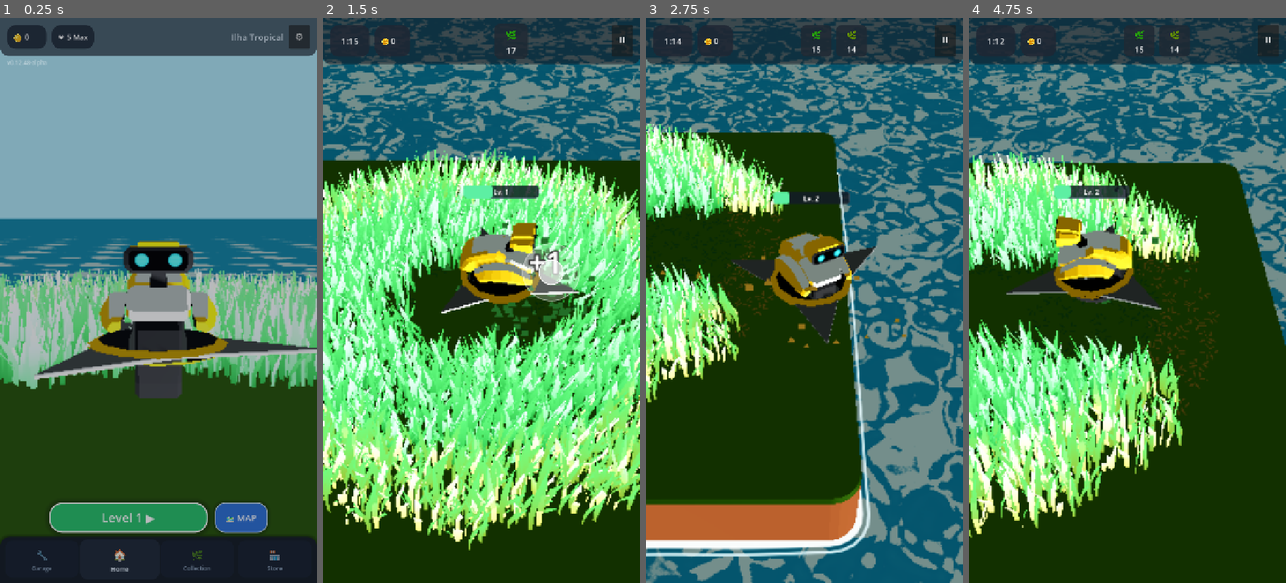
Above: before the commit, frames 1-4 (left to right).
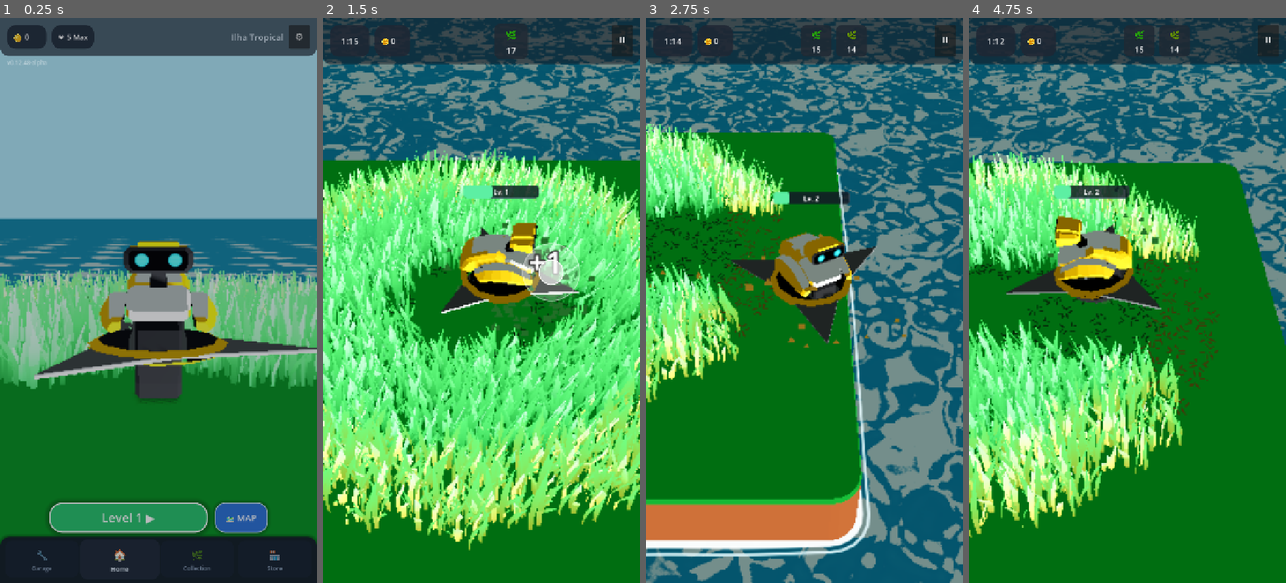
Above: after the commit, the same moments.

Repository: rogerbif/grass-cut-bot
Game: Godot game, scene res://scenes/menu/main_menu.tscn
The game is run twice, just before and just after one commit, with the same random seed, the same clock (stepped at 60 frames per second) and the same inputs.
Inputs (mouse positions are in pixels of both pictures, inside the frame that each line leads up to):
- Up to frame 1 (0.25 s): no input
- Up to frame 2 (1.5 s): click "Level 1 ▶" at 0.5 s; tap Enter at 1.25 s; move the mouse to (551, 272) at 1.27 s; hold Right (ui_right) from 1.28 s (still down); hold Alt from 1.28 s (still down); click (551, 272) at 1.42 s
- Up to frame 3 (2.75 s): release Right (ui_right) at 2 s; release Alt at 2 s; drag from (741, 328) to (788, 413) at 2.02 s
- Up to frame 4 (4.75 s): move the mouse to (1159, 176) at 2.77 s; hold Right (ui_right) 2.78-3.5 s; tap Z at 2.85 s; drag from (1111, 413) to (1032, 215) at 3.52 s; move the mouse to (1222, 385) at 4.27 s; hold Left (ui_left) from 4.28 s (still down); tap 1 at 4.35 s

The runs differ from the first frame. In frame 1, 29% of the frame differs, in the area x 0-100%, y 44-93%; in frame 2, 40%; in frame 3, 34%; in frame 4, 55%, in the area x 0-100%, y 24-100%.

Commit message:
feat(graphics): aplica parâmetros calibrados do toon shader na grama e solo da ilha [v0.12.49-alpha]

Diff:
--- a/project.godot
+++ b/project.godot
@@ -11,7 +11,7 @@
 [application]
 
 config/name="Grass Cut Bot"
-config/version="0.12.48-alpha"
+config/version="0.12.49-alpha"
 run/main_scene="res://scenes/menu/main_menu.tscn"
 config/features=PackedStringArray("4.7", "Mobile")
 boot_splash/image="uid://3pegaomvcdut"
--- a/scenes/level/terrain.tscn
+++ b/scenes/level/terrain.tscn
@@ -9,8 +9,9 @@
 size = Vector2(120, 120)
 
 [sub_resource type="StandardMaterial3D" id="StandardMaterial3D_ground"]
-roughness = 0.92
-albedo_color = Color(0.32, 0.64, 0.24, 1)
+diffuse_mode = 3
+roughness = 0.9
+albedo_color = Color(0.112, 0.472, 0.176, 1)
 
 [sub_resource type="BoxMesh" id="BoxMesh_ground"]
 material = SubResource("StandardMaterial3D_ground")
--- a/scripts/level/island_mesh_builder.gd
+++ b/scripts/level/island_mesh_builder.gd
@@ -24,8 +24,32 @@
 const PALETTE_TEXTURE_PATH: String = "res://assets/models/tiles/tile_island_center_Image_0.png"
 const FOAM_SHADER_PATH: String = "res://shaders/coastal_foam.gdshader"
 
+# Parâmetros Canônicos do Solo da Ilha e Falésias (Calibrados)
+static var ground_base_color: Color = Color(0.14, 0.59, 0.22, 1.0)
+static var ground_brightness: float = 0.80
+static var ground_diffuse_toon: bool = true
+const CLIFF_COLOR: Color = Color(0.4667, 0.2431, 0.1451, 1.0)
+const DIRT_COLOR: Color = Color(0.38, 0.25, 0.15, 1.0)
+
 static var _island_material: StandardMaterial3D = null
 static var _foam_material: ShaderMaterial = null
+
+
+static func get_final_ground_color() -> Color:
+	return Color(
+		ground_base_color.r * ground_brightness,
+		ground_base_color.g * ground_brightness,
+		ground_base_color.b * ground_brightness,
+		1.0
+	)
+
+
+static func set_ground_parameters(base_color: Color, brightness: float = 0.80, use_toon: bool = true) -> void:
+	ground_base_color = base_color
+	ground_brightness = brightness
+	ground_diffuse_toon = use_toon
+	if _island_material != null:
+		_island_material.diffuse_mode = BaseMaterial3D.DIFFUSE_TOON if ground_diffuse_toon else BaseMaterial3D.DIFFUSE_BURLEY
 
 
 static func get_island_material() -> StandardMaterial3D:
@@ -34,17 +58,13 @@
 
 	_island_material = StandardMaterial3D.new()
 	_island_material.resource_name = "Mat_ProceduralIsland"
-	_island_material.roughness = 0.92
+	_island_material.roughness = 0.90
 	_island_material.specular_mode = BaseMaterial3D.SPECULAR_DISABLED
 	_island_material.cull_mode = BaseMaterial3D.CULL_BACK
 	_island_material.shading_mode = BaseMaterial3D.SHADING_MODE_PER_PIXEL
-	_island_material.texture_filter = BaseMaterial3D.TEXTURE_FILTER_NEAREST
-
-	if ResourceLoader.exists(PALETTE_TEXTURE_PATH):
-		var tex: Texture2D = load(PALETTE_TEXTURE_PATH) as Texture2D
-		_island_material.albedo_texture = tex
-	else:
-		_island_material.albedo_color = Color(0.24, 0.72, 0.28, 1.0)
+	_island_material.diffuse_mode = BaseMaterial3D.DIFFUSE_TOON if ground_diffuse_toon else BaseMaterial3D.DIFFUSE_BURLEY
+	_island_material.vertex_color_use_as_albedo = true
+	_island_material.albedo_color = Color(1.0, 1.0, 1.0, 1.0)
 
 	return _island_material
 
@@ -73,6 +93,7 @@
 
 	var st: SurfaceTool = SurfaceTool.new()
 	st.begin(Mesh.PRIMITIVE_TRIANGLES)
+	var final_ground_color: Color = get_final_ground_color()
 
 	for poly: PackedVector2Array in polygons:
 		if poly.size() < 3:
@@ -112,14 +133,17 @@
 				var p1: Vector2 = p_cap[i1]
 				var p2: Vector2 = p_cap[i2]
 
+				st.set_color(final_ground_color)
 				st.set_normal(Vector3.UP)
 				st.set_uv(UV_GRASS_TOP)
 				st.add_vertex(Vector3(p0.x, 0.0, p0.y))
 
+				st.set_color(final_ground_color)
 				st.set_normal(Vector3.UP)
 				st.set_uv(UV_GRASS_TOP)
 				st.add_vertex(Vector3(p1.x, 0.0, p1.y))
 
+				st.set_color(final_ground_color)
 				st.set_normal(Vector3.UP)
 				st.set_uv(UV_GRASS_TOP)
 				st.add_vertex(Vector3(p2.x, 0.0, p2.y))
@@ -152,6 +176,7 @@
 			var wall_norm: Vector3 = Vector3(seg_norm.x, 0.0, seg_norm.y)
 
 			# Triângulos do Chanfro (Grama -> Borda)
+			st.set_color(final_ground_color)
 			# Triângulo 1: top_a, top_b, bev_b
 			st.set_normal(bev_norm_a)
 			st.set_uv(UV_GRASS_TOP)
@@ -179,6 +204,7 @@
 			st.add_vertex(bev_a)
 
 			# Triângulos da Parede da Falésia (bev_a / bev_b até bot_a / bot_b)
+			st.set_color(CLIFF_COLOR)
 			# Triângulo 1: bev_a, bev_b, bot_b
 			st.set_normal(wall_norm)
 			st.set_uv(UV_CLIFF_WALL)
--- a/scripts/tools/toon_shader_tester.gd
+++ b/scripts/tools/toon_shader_tester.gd
@@ -143,8 +143,8 @@
 var _active_material: ShaderMaterial = null
 
 # Estado do Solo
-var ground_base_color: Color = Color(0.24, 0.58, 0.28, 1.0)
-var ground_brightness: float = 1.0
+var ground_base_color: Color = Color(0.14, 0.59, 0.22, 1.0)
+var ground_brightness: float = 0.80
 var apply_ground_to_pedestal: bool = true
 var use_ground_toon: bool = true
 var _ground_material: StandardMaterial3D = null
@@ -685,11 +685,11 @@
 			_active_material.set_shader_parameter("color_base", Color(0.12, 0.35, 0.18, 1.0))
 			_active_material.set_shader_parameter("color_shadow", Color(0.18, 0.48, 0.25, 1.0))
 			_active_material.set_shader_parameter("rim_color", Color(0.85, 1.0, 0.65, 1.0))
-			_active_material.set_shader_parameter("toon_ramp_offset", 0.46)
-			_active_material.set_shader_parameter("toon_ramp_smoothness", 0.08)
-			_active_material.set_shader_parameter("vertical_gradient_mix", 0.55)
-			_active_material.set_shader_parameter("rim_power", 2.2)
-			_active_material.set_shader_parameter("rim_brightness", 1.4)
+			_active_material.set_shader_parameter("toon_ramp_offset", 0.97)
+			_active_material.set_shader_parameter("toon_ramp_smoothness", 1.00)
+			_active_material.set_shader_parameter("vertical_gradient_mix", 0.81)
+			_active_material.set_shader_parameter("rim_power", 1.00)
+			_active_material.set_shader_parameter("rim_brightness", 1.00)
 			_active_material.set_shader_parameter("roughness", 0.90)
 
 		"wheat":
--- a/shaders/interactive_grass.gdshader
+++ b/shaders/interactive_grass.gdshader
@@ -17,11 +17,11 @@
 uniform vec4 color_light : source_color = vec4(0.42, 0.88, 0.46, 1.0);
 uniform vec4 color_base : source_color = vec4(0.12, 0.35, 0.18, 1.0);
 uniform vec4 color_shadow : source_color = vec4(0.18, 0.48, 0.25, 1.0);
-uniform float vertical_gradient_mix : hint_range(0.0, 1.0) = 0.72;
+uniform float vertical_gradient_mix : hint_range(0.0, 1.0) = 0.81;
 
 group_uniforms ToonRamp;
-uniform float toon_ramp_offset : hint_range(0.0, 1.0) = 0.62;
-uniform float toon_ramp_smoothness : hint_range(0.001, 1.0) = 0.72;
+uniform float toon_ramp_offset : hint_range(0.0, 1.0) = 0.97;
+uniform float toon_ramp_smoothness : hint_range(0.001, 1.0) = 1.00;
 uniform vec3 toon_ramp_tinting : source_color = vec3(1.0, 1.0, 1.0);
 
 group_uniforms RimLighting;
--- a/shaders/interactive_grass_material.tres
+++ b/shaders/interactive_grass_material.tres
@@ -11,9 +11,9 @@
 shader_parameter/color_light = Color(0.42, 0.88, 0.46, 1)
 shader_parameter/color_base = Color(0.12, 0.35, 0.18, 1)
 shader_parameter/color_shadow = Color(0.18, 0.48, 0.25, 1)
-shader_parameter/vertical_gradient_mix = 0.72
-shader_parameter/toon_ramp_offset = 0.62
-shader_parameter/toon_ramp_smoothness = 0.72
+shader_parameter/vertical_gradient_mix = 0.81
+shader_parameter/toon_ramp_offset = 0.97
+shader_parameter/toon_ramp_smoothness = 1.0
 shader_parameter/toon_ramp_tinting = Vector3(1, 1, 1)
 shader_parameter/use_rim = false
 shader_parameter/rim_color = Color(0.85, 1, 0.65, 1)
Not shown, changed: export_presets.cfg
Not shown, changed: docs/01_visao_geral_e_gdd/DIRECAO_DE_ARTE_E_VISUAL.md
Not shown, added: docs/historico_melhorias/125_calibracao_final_toon_shader_grama_e_solo_da_ilha.md
Not shown, changed: docs/historico_melhorias/INDICE_MELHORIAS.md
